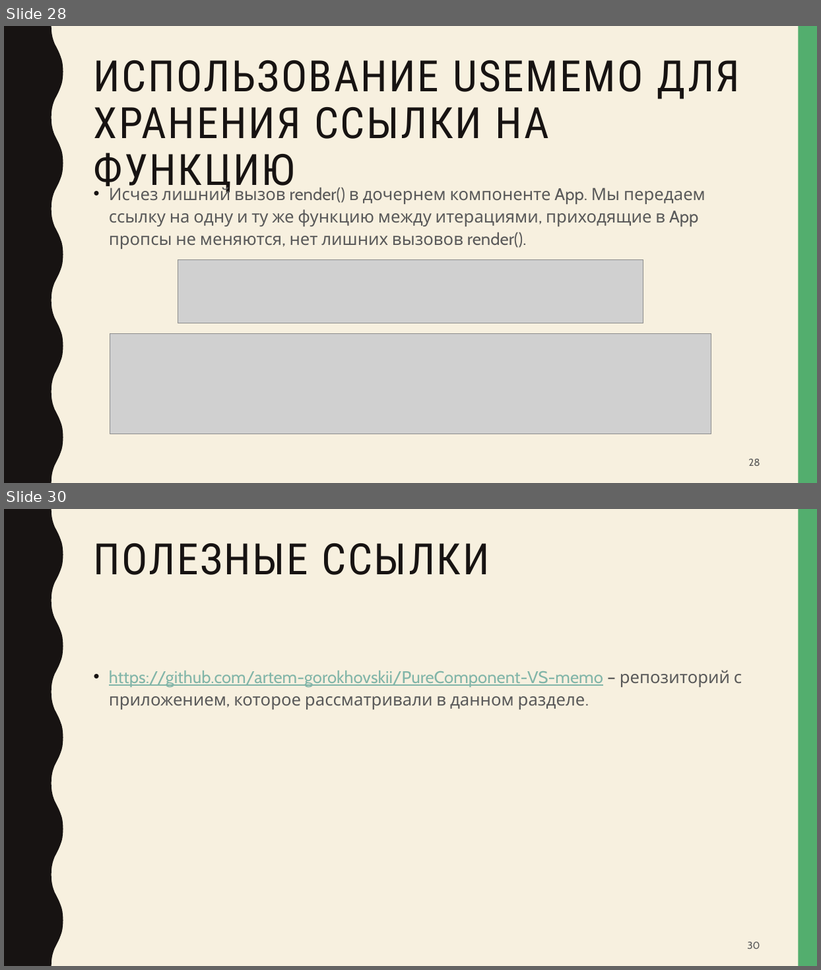
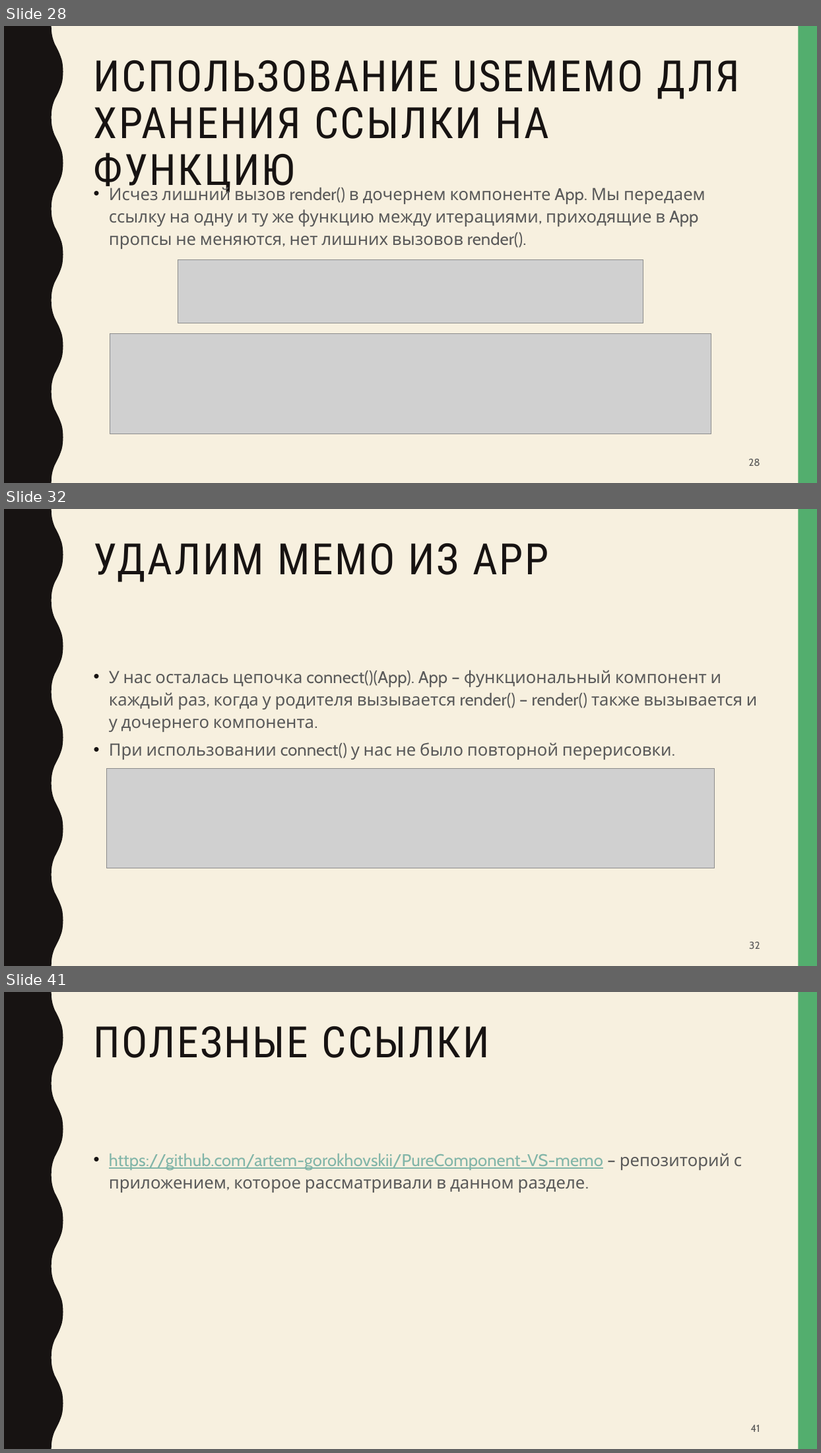
Before and after one commit to artem-gorokhovskii/PureComponent-VS-memo, a slide deck: PureComponent-vs-memo.pptx. Shown one above the other, each under a label of ours: slides 28 and 30 before the commit, slides 28, 32 and 41 after it; the slides between them are not shown. The pictures are 821x970 and 821x1453 pixels, drawn with LibreOffice and Linux fonts; fonts in the diff are those of the drawing; grey boxes stand for pictures. Boxes give left, top, right and bottom in pixels: in the first picture for what was removed or moved away, otherwise in the second. Text is boxed around its words. In the diff, an @@ line names an element or a change of style, - is before the commit and + after.

Commit message:
added connect

```diff
--- a/PureComponent-vs-memo.pptx
+++ b/PureComponent-vs-memo.pptx
@@ slide 32 added at (x1=4, y1=509, x2=817, y2=966), background #F7F0DF; not listed: 2 template elements that a slide beside it also shows @@
@@ title added at (x1=94, y1=543, x2=548, y2=582), 51 pt, text #171312 @@
+УДАЛИМ MEMO ИЗ APP
@@ text added at (x1=109, y1=670, x2=758, y2=760), 20 pt, text #595959 @@
+• У нас осталась цепочка connect()(App). App – функциональный компонент и каждый раз, когда у родителя вызывается render() – render() также вызывается и у дочернего компонента.
+• При использовании connect() у нас не было повторной перерисовки.
@@ picture added at (x1=106, y1=769, x2=715, y2=867) @@
@@ page number added at (x1=749, y1=942, x2=760, y2=949), 12 pt, text #595959 @@
+32
@@ what was slide 30 is now slide 41 @@
@@ page number at (x1=751, y1=1425, x2=760, y2=1432): text changed @@
-30
+41
```
Also in this commit, not shown: 1 slide changed, 10 other slides added, 4 other files.
